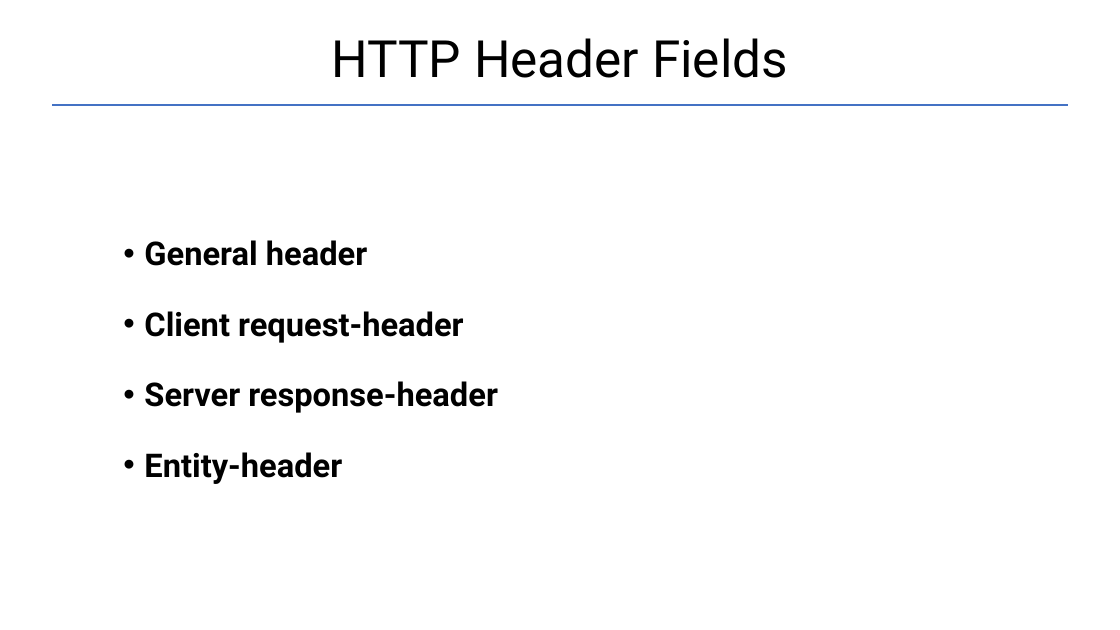
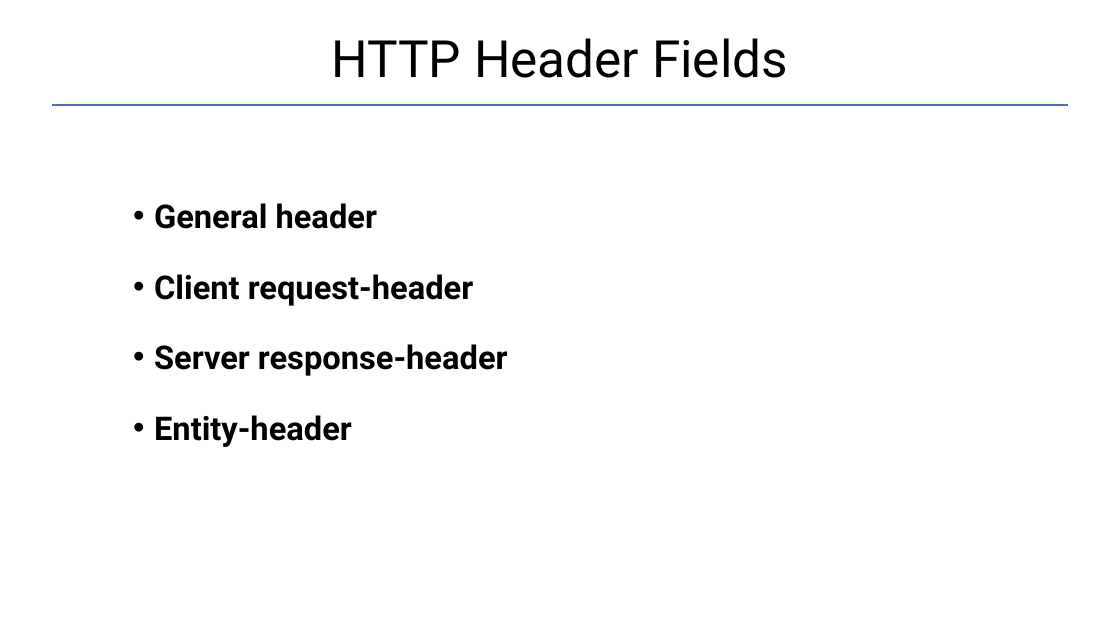
Before and after one commit to Garnik94/Levelup_presentations, a slide deck: slide 16 of Http/Http_presentation.pptx. Drawn at 1120x630 pixels with LibreOffice and Linux fonts; fonts in the diff are those of the drawing. Boxes give left, top, right and bottom in pixels: in the first picture for what was removed or moved away, otherwise in the second. Text is boxed around its words. In the diff, an @@ line names an element or a change of style, - is before the commit and + after.

```diff
--- a/Http/Http_presentation.pptx
+++ b/Http/Http_presentation.pptx
@@ text "General header": place and size @@
-text "General header" at box(144, 240, 498, 484)
+text "General header" at box(154, 203, 508, 447)
```
Also in this commit, not shown: 7 other slides changed, 1 slide added, 4 slides removed, 1 other file.
